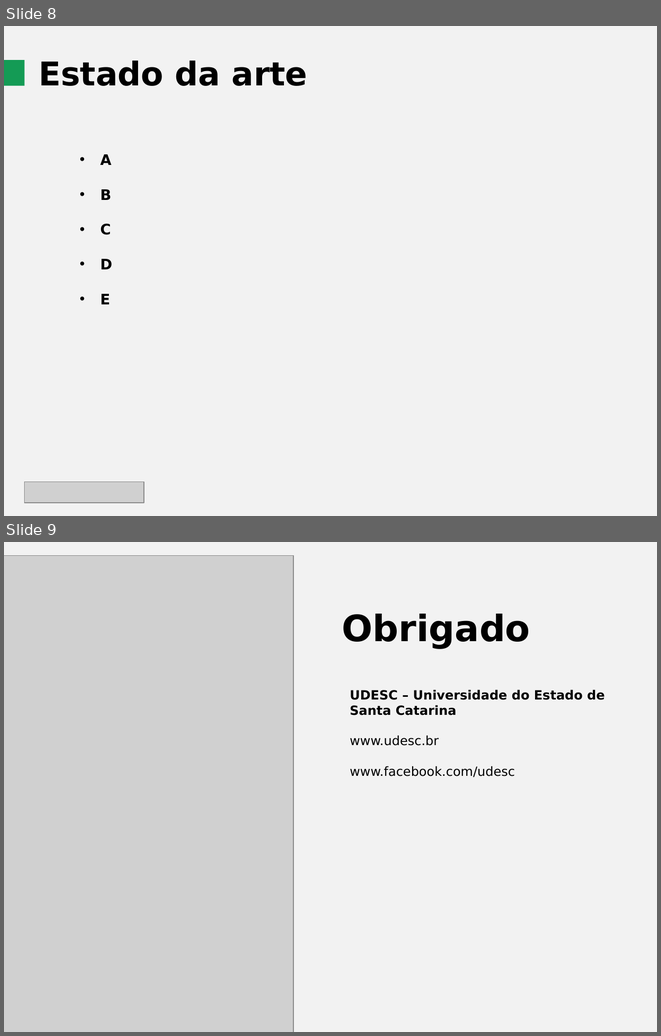
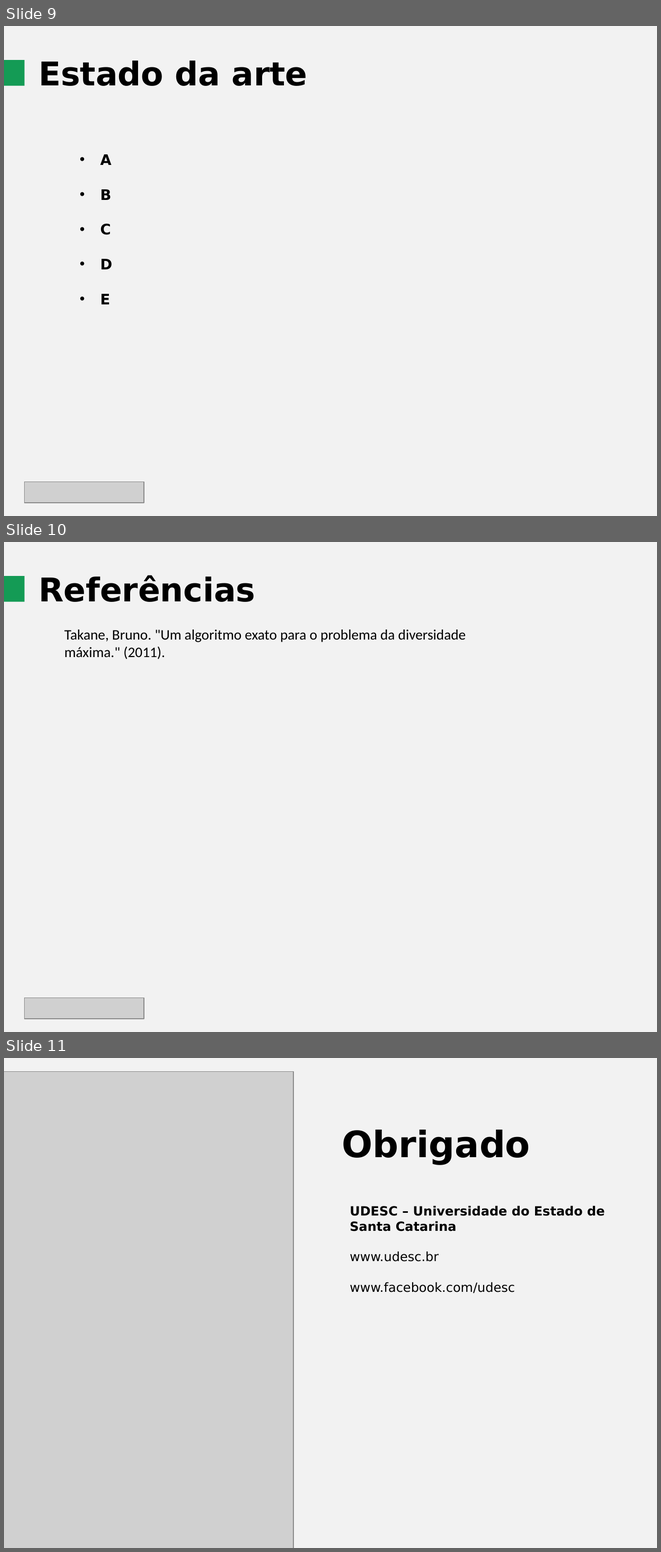
Before and after one commit to vensller/Maximum-Diversity-Problem, a slide deck: Guia e Tarefas/Apresentação Primeira Entrega.pptx. Shown one above the other, each under a label of ours: slides 8 and 9 before the commit, slides 9, 10 and 11 after it. The pictures are 661x1036 and 661x1552 pixels, drawn with LibreOffice and Linux fonts; fonts in the diff are those of the drawing; grey boxes stand for pictures. Boxes give left, top, right and bottom in pixels: in the first picture for what was removed or moved away, otherwise in the second. Text is boxed around its words. In the diff, an @@ line names an element or a change of style, - is before the commit and + after.

```diff
--- a/Guia e Tarefas/Apresentação Primeira Entrega.pptx
+++ b/Guia e Tarefas/Apresentação Primeira Entrega.pptx
@@ slide 10 added at <box>4,542,657,1032</box>, background #F2F2F2 @@
@@ rectangle added at <box>4,576,24,601</box>, fill #149B55 @@
@@ text added at <box>38,575,255,602</box>, 36 pt, text #000000, bold @@
+Referências
@@ text added at <box>64,629,466,659</box>, 16 pt, text #000000 @@
+Takane, Bruno. "Um algoritmo exato para o problema da diversidade máxima." (2011).
@@ picture added at <box>24,998,144,1018</box> @@
@@ what was slide 8 is now slide 9 @@
@@ what was slide 9 is now slide 11 @@
```
Also in this commit, not shown: 2 slides changed, 1 other slide added.
